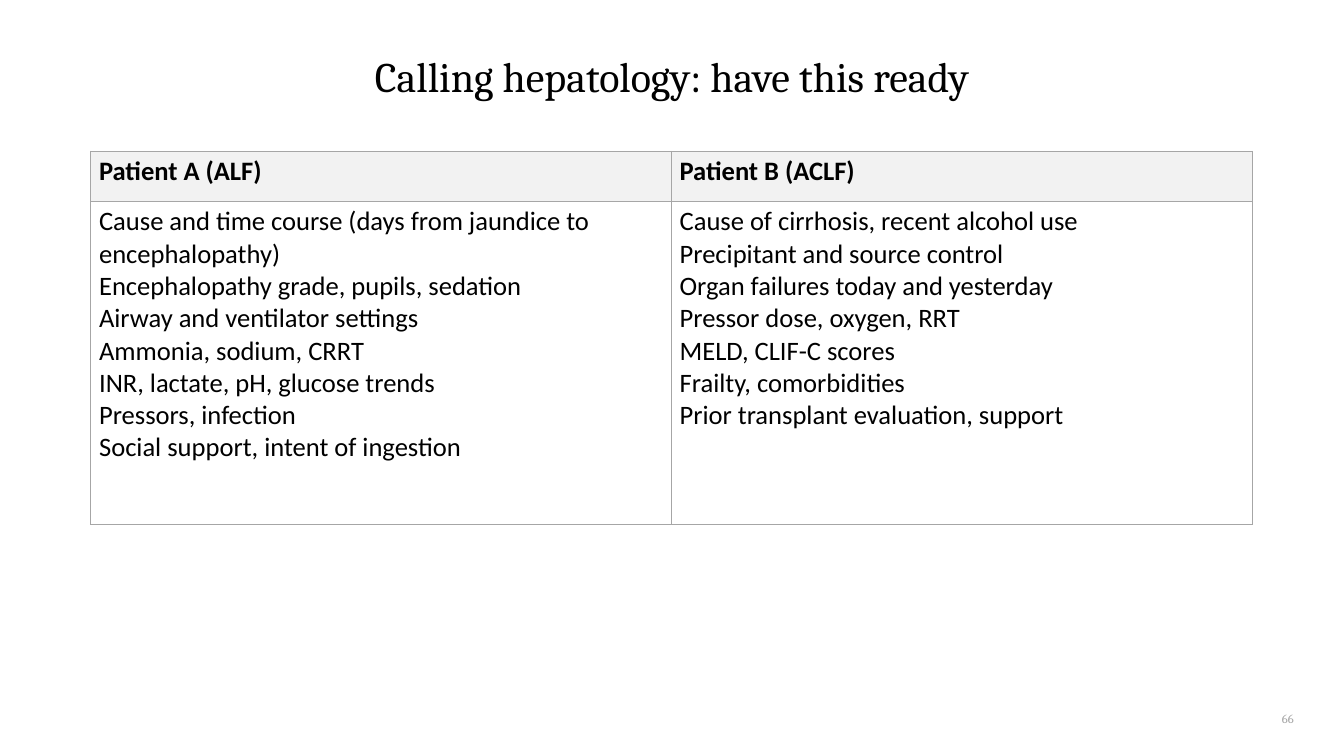
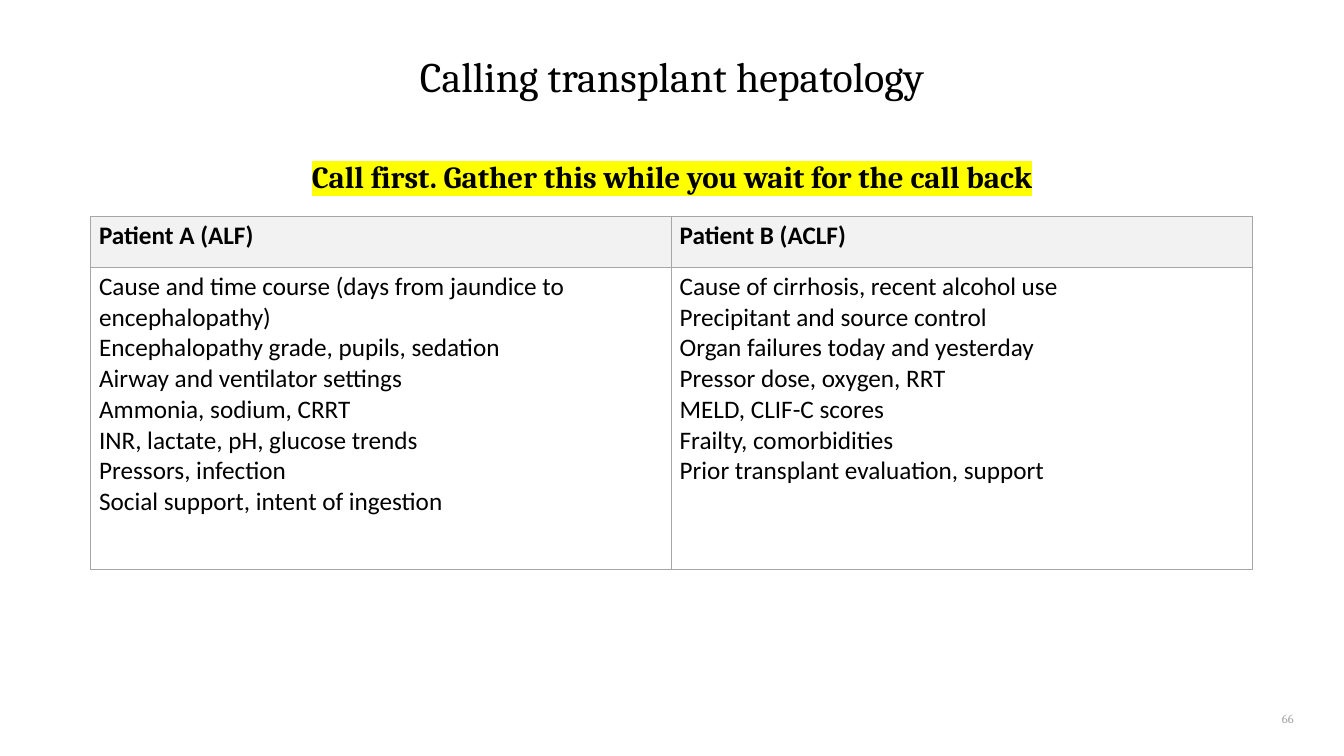
Before and after one commit to qaddodi/mohammad-almeqdadi-lectures, a slide deck: slide 66 of lectures/acute-liver-failure-aclf-in-icu/ALF and ACLF in the ICU.pptx. Drawn at 1344x756 pixels with LibreOffice and Linux fonts; fonts in the diff are those of the drawing. Boxes give left, top, right and bottom in pixels: in the first picture for what was removed or moved away, otherwise in the second. Text is boxed around its words. In the diff, an @@ line names an element or a change of style, - is before the commit and + after.

```diff
--- a/lectures/acute-liver-failure-aclf-in-icu/ALF and ACLF in the ICU.pptx
+++ b/lectures/acute-liver-failure-aclf-in-icu/ALF and ACLF in the ICU.pptx
@@ title at <box>420,62,924,102</box>: text changed @@
-Calling hepatology: have this ready
+Calling transplant hepatology
@@ text added at <box>312,160,1032,195</box>, 22 pt, text #000000, bold @@
+Call first. Gather this while you wait for the call back
@@ table at <box>91,217,1253,519</box> @@
@@ size 19 to 18 pt @@
@@ table: place and size @@
-table at <box>91,151,1253,465</box>
+table at <box>91,217,1253,519</box>
```
Also in this commit, not shown: 33 other slides changed, 5 slides added, 1 slide removed, 2 other files.
